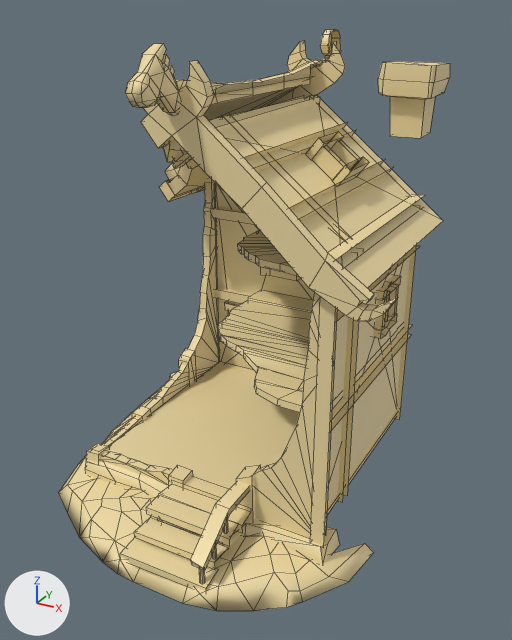
Renders of the FBX model Assets/Models/Scene_2/house.fbx from each side of a commit.
One viewpoint serves both versions: a camera (50 mm lens) standing at (4.88, -10.47, 6.19) and looking at (-0.32, -1.0, 1.46). The lights are fixed; the arrows at lower left show +X, +Y and +Z. Mesh edges are drawn as thin lines. Where no turn or scale is listed for an object, it has been applied to the vertices. Vertices at the same position are counted once.

The first picture shows 'house'.
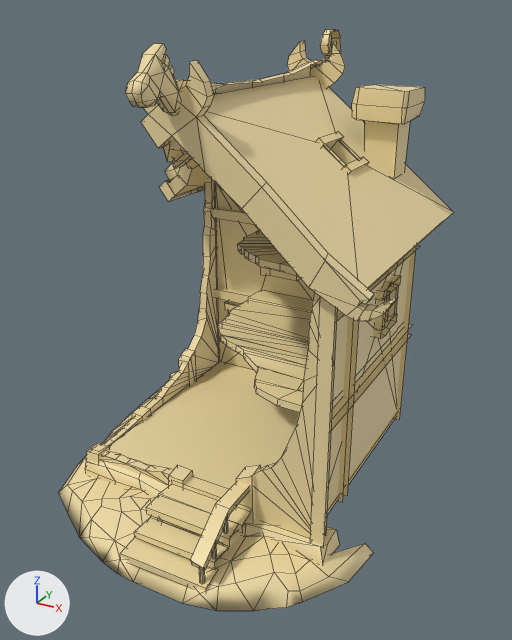
Pixel boxes (x1, y1, x2, y2) of what changed, in the pictures (512 x 640 px):
'house', reshaped
    before: (58, 29, 450, 611)
    after: (58, 29, 454, 611)
part 1 of me_mesh, built on
    before: (378, 61, 450, 138)
    after: (204, 76, 454, 288)

Diff of the bpy script that builds the scene:
```diff
--- a/Assets/Models/Scene_2/house.fbx.py
+++ b/Assets/Models/Scene_2/house.fbx.py
@@ me_mesh @@
 # used by ob_house; location = (-0.59, -0.86, -1.75)
-me_mesh.from_pydata(...)  # 1273 vertices, 1027 faces; spans x -3.12..3.12, y -3.3..3.3, z -0.04..7.59
+me_mesh.from_pydata(...)  # 1279 vertices, 1035 faces; spans x -3.12..3.12, y -3.3..3.3, z -0.04..7.59
+# me_mesh part 1
+# 10 vertices in x 1.43..2.31, y 1.83..2.83, z 5.99..7.15 move by (-0.27, -0.4, -0.36)
+# 6 vertices in x 1.39..2.25, y 1.84..2.8, z 5.99..7.15 move by (-0.27, -0.4, -0.35)
+# 10 vertices move from x 1.42..2.31, y 1.88..2.83, z 5.99..6.88 to x 1.14..2.03, y 1.49..2.43, z 5.36..6.52
+# 6 vertices are added at (2.69, -1.9, 4.71), (2.69, 2.54, 4.71), (1.03, 0.55, 6.04), (1.03, 1.14, 6.04), (1.48, 0.55, 5.69), (1.48, 1.14, 5.69)
+# 8 new faces join them
 me_mesh.materials.append(mat_wood)
```
